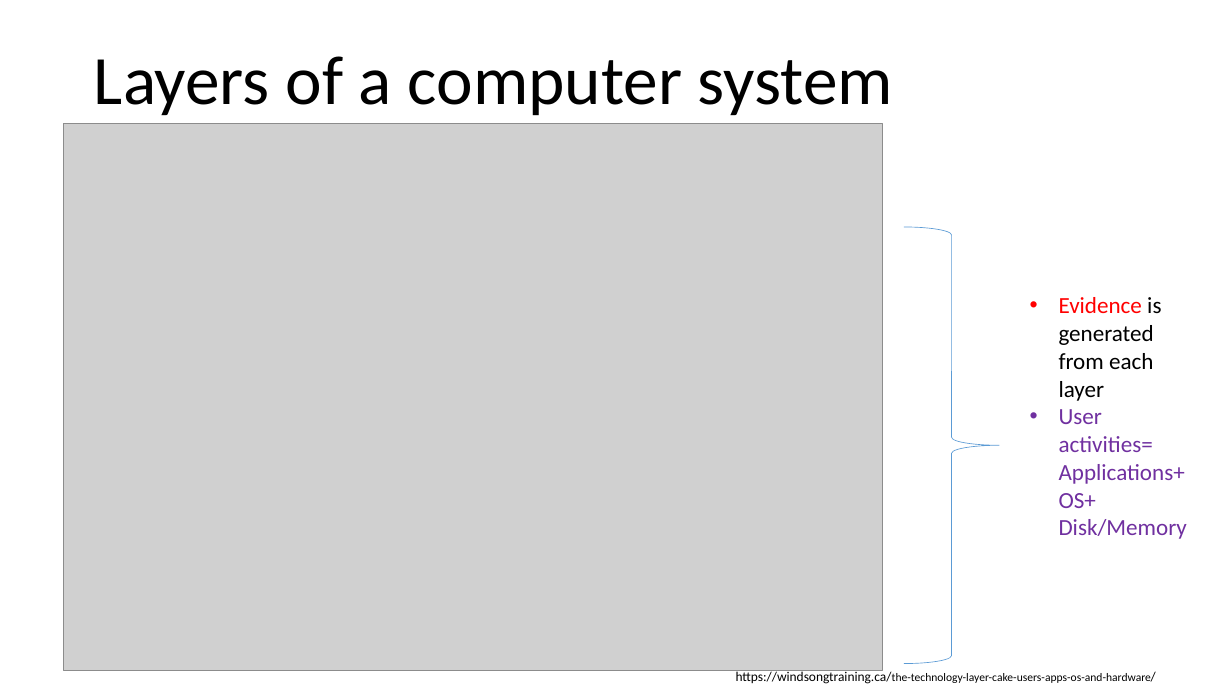
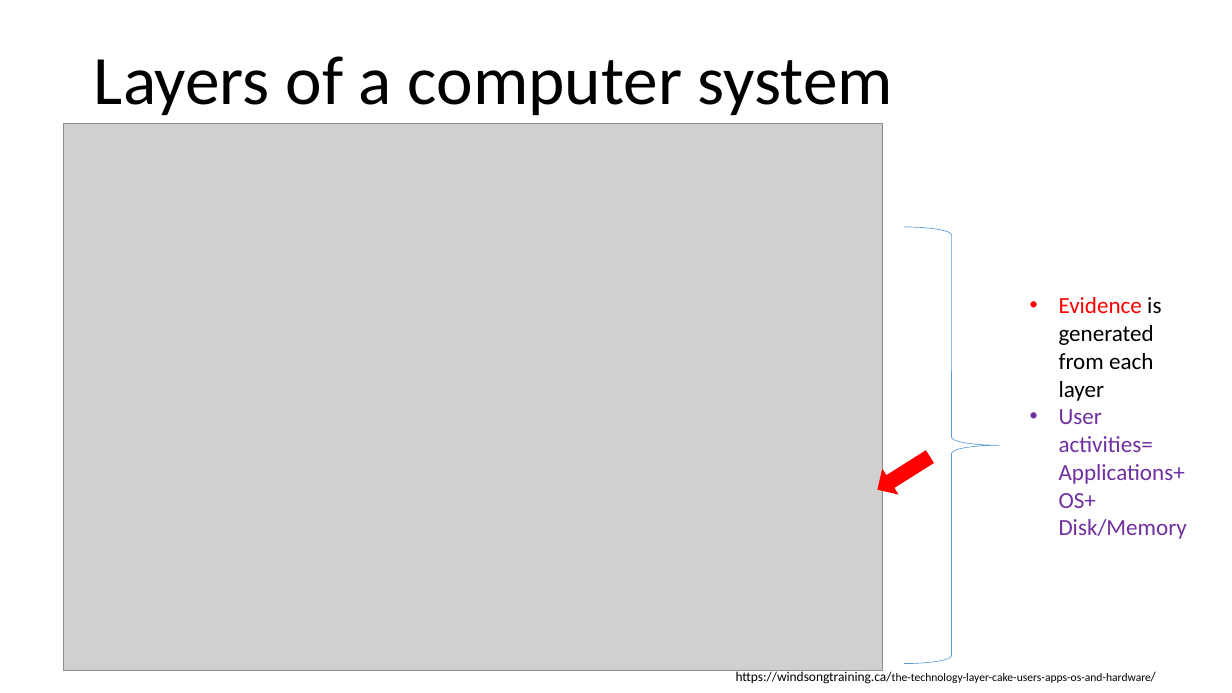
Before and after one commit to frankwxu/digital-forensics-lab, a slide deck: slide 3 of NIST_Data_Leakage_Case/NIST_Data_Leakage_02._WinEvt_XML.pptx (slide 2 before the commit). Drawn at 1232x693 pixels with LibreOffice and Linux fonts; fonts in the diff are those of the drawing; grey boxes stand for pictures; background and template pictures are left out. Boxes give left, top, right and bottom in pixels: in the first picture for what was removed or moved away, otherwise in the second. Text is boxed around its words. In the diff, an @@ line names an element or a change of style, - is before the commit and + after.

```diff
--- a/NIST_Data_Leakage_Case/NIST_Data_Leakage_02._WinEvt_XML.pptx
+++ b/NIST_Data_Leakage_Case/NIST_Data_Leakage_02._WinEvt_XML.pptx
@@ down arrow added at [871,445,937,501], fill #FF0000, outline #FF0000 1 pt @@
```
Also in this commit, not shown: 1 other slide changed, 1 slide added.
